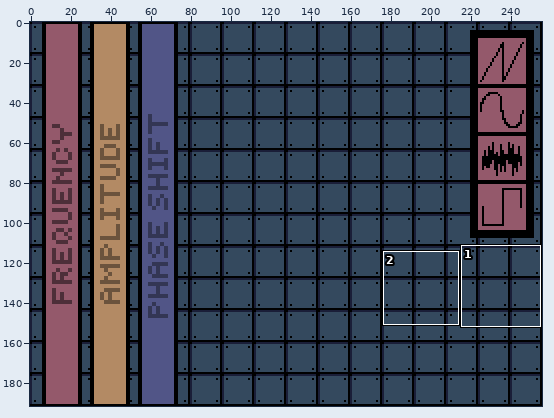
Two versions of one sprite sheet, data/BGSub.png. Above, an overview of the earlier version with the close-up marked.
Close-up. Before the commit:
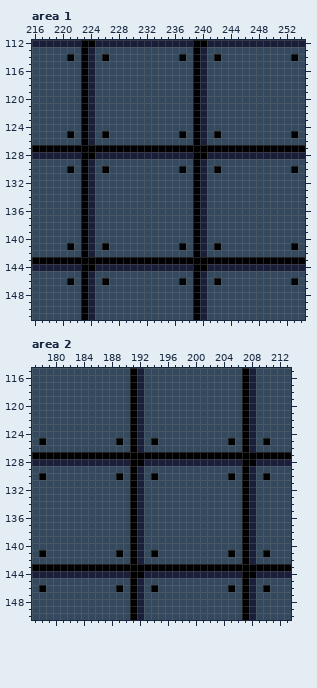
The file is 256x192 pixels. Shown: area 1: x 216..254, y 112..151; area 2: x 177..213, y 115..150. The commit also changed other parts of the picture, which this record leaves out.
Now the later version:
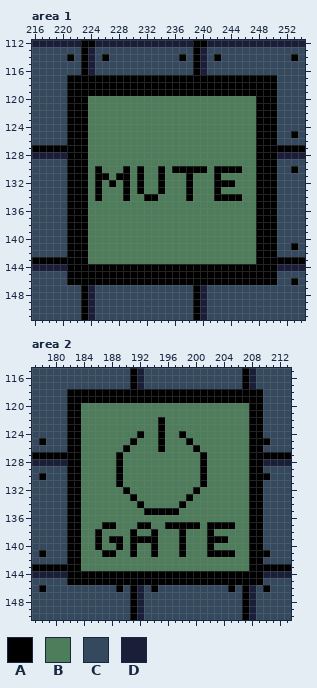
Palette (. is transparent): A #000000  B #4d7d5a  C #34495e  D #1a1e38
From old to new:
Changed rows in their new state; - is an unchanged pixel.
Area 1:
first column x 221:
117 AA-AAAAAAAAAAAAAAA-AAAAAAAAAAA
118 AA-AAAAAAAAAAAAAAA-AAAAAAAAAAA
119 AA-AAAAAAAAAAAAAAA-AAAAAAAAAAA
120 AA-BBBBBBBBBBBBBBBBBBBBBBBBAAA
121 AA-BBBBBBBBBBBBBBBBBBBBBBBBAAA
122 AA-BBBBBBBBBBBBBBBBBBBBBBBBAAA
123 AA-BBBBBBBBBBBBBBBBBBBBBBBBAAA
124 AA-BBBBBBBBBBBBBBBBBBBBBBBBAAA
125 -A-BBBBBBBBBBBBBBBBBBBBBBBBAAA
126 AA-BBBBBBBBBBBBBBBBBBBBBBBBAAA
127 ---BBBBBBBBBBBBBBBBBBBBBBBB---
128 AA-BBBBBBBBBBBBBBBBBBBBBBBBAAA
129 AA-BBBBBBBBBBBBBBBBBBBBBBBBAAA
130 -A-BABBBABABBABA-A-AB-AAABBAAA
131 AA-BAABAABABBABBBABBBABBBBBAAA
132 AA-BABABABABBABBBABBBAAABBBAAA
133 AA-BABBBABABBABBBABBBABBBBBAAA
134 AA-BABBBABBAABBBBABBBAAAABBAAA
135 AA-BBBBBBBBBBBBBBBBBBBBBBBBAAA
136 AA-BBBBBBBBBBBBBBBBBBBBBBBBAAA
137 AA-BBBBBBBBBBBBBBBBBBBBBBBBAAA
138 AA-BBBBBBBBBBBBBBBBBBBBBBBBAAA
139 AA-BBBBBBBBBBBBBBBBBBBBBBBBAAA
140 AA-BBBBBBBBBBBBBBBBBBBBBBBBAAA
141 -A-BBBBBBBBBBBBBBBBBBBBBBBBAAA
142 AA-BBBBBBBBBBBBBBBBBBBBBBBBAAA
143 ---BBBBBBBBBBBBBBBBBBBBBBBB---
144 AA--AAAAAAAAAAAAAA--AAAAAAAAAA
145 AA-AAAAAAAAAAAAAAA-AAAAAAAAAAA
146 -A-AA-AAAAAAAAAA-A-AA-AAAAAAAA
Area 2:
first column x 182:
118 AAAAAAAAA-AAAAAAAAAAAAAAA-AA
119 AAAAAAAAA-AAAAAAAAAAAAAAA-AA
120 AABBBBBBBBBBBBBBBBBBBBBBBBAA
121 AABBBBBBBBBBBBBBBBBBBBBBBBAA
122 AABBBBBBBBBBBABBBBBBBBBBBBAA
123 AABBBBBBBBBBBABBBBBBBBBBBBAA
124 AABBBBBBBBABBABBABBBBBBBBBAA
125 AABBBBBBB-BBBABBBABBBBBBBBAA
126 AABBBBBBABBBBABBBBABBBBBBBAA
127 --BBBBB-BBBBBBBBBBB-BBBBBB--
128 AABBBBBABBBBBBBBBBBABBBBBB-A
129 AABBBBBABBBBBBBBBBBABBBBBBAA
130 AABBBBB-BBBBBBBBBBBABBBBBBAA
131 AABBBBBABBBBBBBBBBBABBBBBBAA
132 AABBBBBBABBBBBBBBBABBBBBBBAA
133 AABBBBBBB-BBBBBBBABBBBBBBBAA
134 AABBBBBBBBABBBBBABBBBBBBBBAA
135 AABBBBBBBBBAAAAABBBBBBBBBBAA
136 AABBBBBBBBBBBBBBBBBBBBBBBBAA
137 AABBBAABBBAABBAAAAABAAAABBAA
138 AABBABBBB-BBABBBABBBABBBBBAA
139 AABBABAAB-AAABBBABBBAAABBBAA
140 AABBABBAB-BBABBBABBBABBBBBAA
141 AABBBAABB-BB-BBBABBBAAA-BBAA
142 AABBBBBBBBBBBBBBBBBBBBBBBBAA
143 --BBBBBBBBBBBBBBBBBBBBBBBB--
144 AAAAAAAAA--AAAAAAAAAAAAAA--A
145 AAAAAAAAA-AAAAAAAAAAAAAAA-AA
Where, in picture pixels (left, top, right, bottom), the same in both close-ups:
changed: (67, 75, 277, 285)
changed: (67, 389, 263, 585)
